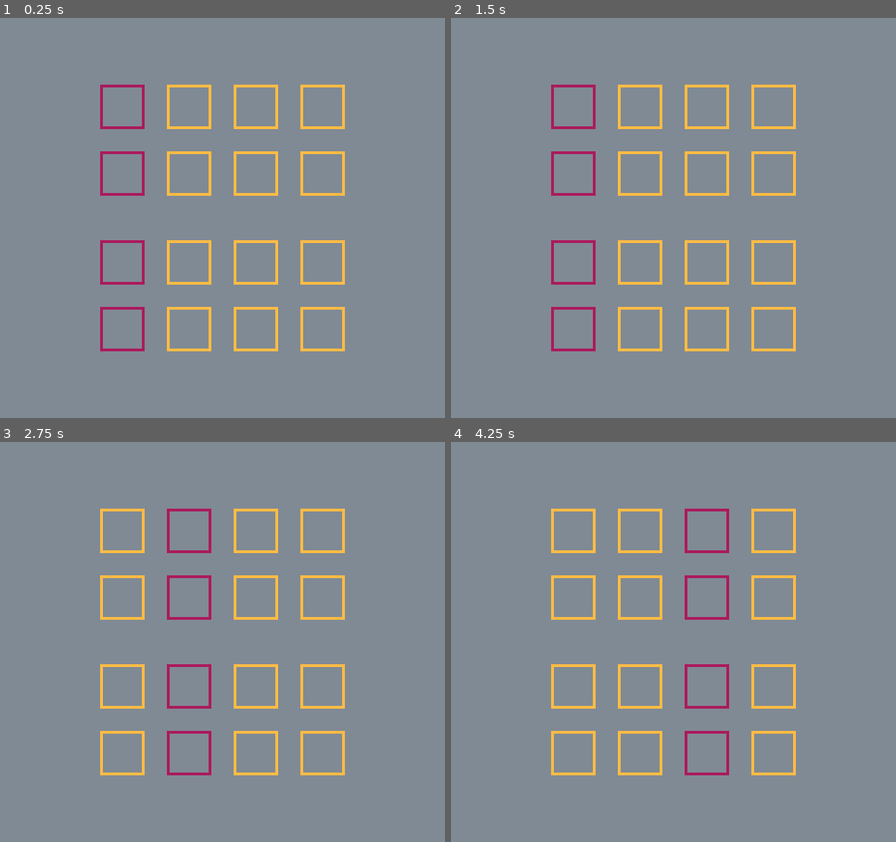
Above: before the commit, frames 1-4 (two rows, left to right).
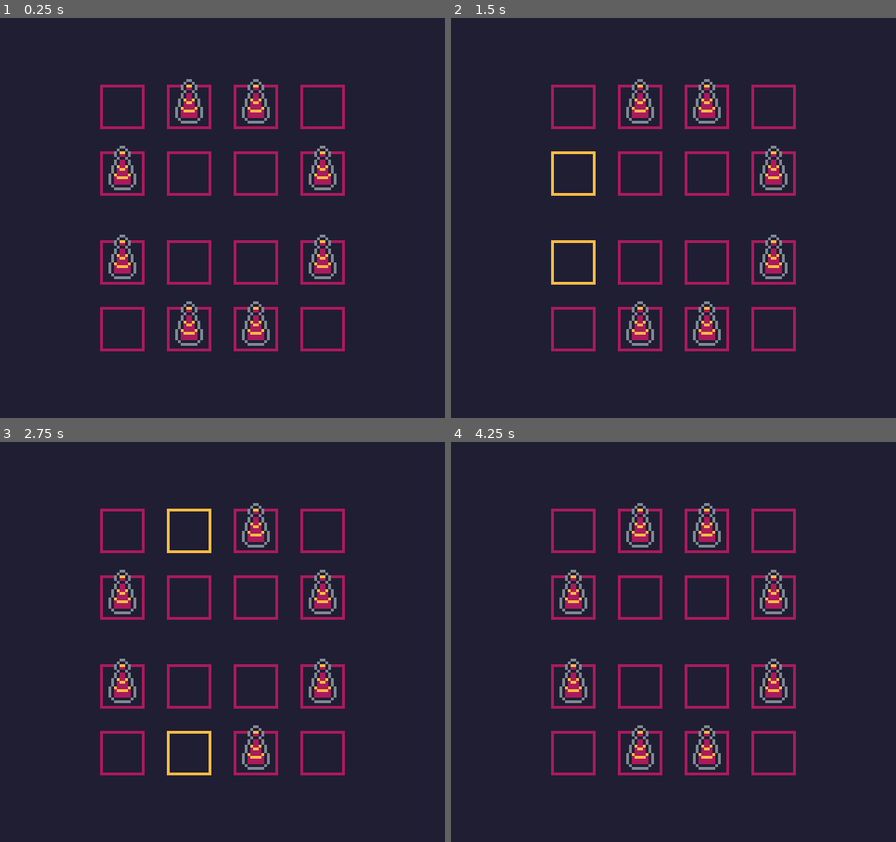
Above: after the commit, the same moments.

Repository: yopox/gbjam12
Game: Godot game, scene res://scenes/main.tscn
The game is run twice, just before and just after one commit, with the same random seed, the same clock (stepped at 60 frames per second) and the same inputs.
Inputs:
- Up to frame 1 (0.25 s): no input
- Up to frame 2 (1.5 s): tap Enter at 0.5 s
- Up to frame 3 (2.75 s): no input
- Up to frame 4 (4.25 s): no input

The runs differ from the first frame. In frame 1, 98% of the frame differs, in the area x 0-100%, y 0-100%; in frame 2, 99%; in frame 3, 99%; in frame 4, 98%.

Commit message:
[fight] towers, missiles

Diff:
--- /dev/null
+++ b/autoload/fight_util.gd
@@ -0,0 +1,51 @@
+extends Node
+
+signal activate_column(column: int)
+signal tower_shoot(tower: Tower, damage: int)
+signal tower_hit(tower: Tower, damage: int)
+signal tower_stats_up(tower: Tower, delta_atk: int, delta_hp)
+signal tower_destroyed(tower: Tower)
+
+
+var player_board = {}
+
+
+func _ready():
+	var t = Tower.new()
+	t.type = Tower.Type.S1_1
+	player_board[0] = t
+	player_board[5] = t
+	player_board[6] = t
+	player_board[3] = t
+
+
+func base_stats(type: Tower.Type) -> Array:
+	match type:
+		Tower.Type.S1_1: return [1, 3]
+		Tower.Type.S2_1: return [2, 4]
+		Tower.Type.K1_1: return [1, 2]
+		Tower.Type.K2_1: return [1, 3]
+		Tower.Type.G1_1: return [3, 1]
+		Tower.Type.G2_1: return [1, 1]
+		Tower.Type.G4_1: return [0, 1]
+		Tower.Type.P1_1: return [1, 1]
+		Tower.Type.P2_1: return [0, 2]
+		Tower.Type.P3_1: return [1, 5]
+		Tower.Type.P4_1: return [0, 10]
+		_:
+			printerr("Stats not defined")
+			return [999, 999]
+
+
+func tower_class(type: Tower.Type) -> Tower.Class:
+	if type in [Tower.Type.S1_1, Tower.Type.S2_1]:
+		return Tower.Class.Spider
+	if type in [Tower.Type.K1_1, Tower.Type.K2_1]:
+		return Tower.Class.Skeleton
+	if type in [Tower.Type.G1_1, Tower.Type.G2_1, Tower.Type.G4_1]:
+		return Tower.Class.Ghost
+	return Tower.Class.Pumpkin
+
+
+func shoots(type: Tower.Type) -> bool:
+	return tower_class(type) != Tower.Class.Pumpkin
--- a/autoload/palette.gd
+++ b/autoload/palette.gd
@@ -12,4 +12,5 @@
 	match p:
 		Palettes.YOPOX:
 			return [Color("201e33"), Color("ab1a5d"), Color("ffbc43"), Color("808a94")]
-		_:  return [Color("000000"), Color("666666"), Color("aaaaaa"), WHITE]
+		_:
+			return [Color("000000"), Color("666666"), Color("aaaaaa"), WHITE]
--- a/autoload/util.gd
+++ b/autoload/util.gd
@@ -1,4 +1,8 @@
 extends Node
+
+enum GameState { Shop, Fight }
+
+var state: GameState = GameState.Fight
 
 
 func wait(amount: float):
--- /dev/null
+++ b/autoload/values.gd
@@ -0,0 +1,9 @@
+extends Node
+
+# Fight
+const FIGHT_START_DELAY = 0.5
+const TURN_DELAY = 1.25
+
+# Bullets
+const BULLET_SPEED = 80
+const BULLET_Z = 25
--- /dev/null
+++ b/logic/tower.gd
@@ -0,0 +1,45 @@
+class_name Tower extends Node
+
+enum Type { S1_1, S2_1, K1_1, K2_1, G1_1, G2_1, G4_1, P1_1, P1_2, P2_1, P3_1, P4_1 }
+enum Class { Spider, Skeleton, Ghost, Pumpkin }
+
+var team: int
+var column: int
+var row: int
+
+var type: Type: set = _set_type
+var HP: int
+var ATK: int
+
+
+func set_slot(slot: Slot) -> void:
+	column = slot.column
+	row = slot.row
+
+
+func _set_type(t: Type) -> void:
+	type = t
+	var stats = FightUtil.base_stats(t)
+	ATK = stats[0]
+	HP = stats[1]
+
+
+func activate() -> void:
+	if HP <= 0: return
+	if FightUtil.shoots(type):
+		FightUtil.tower_shoot.emit(self, ATK)
+
+
+func clone() -> Tower:
+	var t = Tower.new()
+	t.type = type
+	t.HP = HP
+	t.ATK = ATK
+	return t
+
+
+func hit(damage: int) -> void:
+	var d = min(HP, damage)
+	HP -= d
+	FightUtil.tower_hit.emit(self, d)
+	print("[%s %s-%s] Hit for %s (%s HP left)" % [team, column, row, d, HP])
--- a/project.godot
+++ b/project.godot
@@ -19,6 +19,8 @@
 
 Util="*res://autoload/util.gd"
 Palette="*res://autoload/palette.gd"
+FightUtil="*res://autoload/fight_util.gd"
+Values="*res://autoload/values.gd"
 
 [display]
 
@@ -28,7 +30,13 @@
 window/size/window_height_override=864
 window/stretch/mode="viewport"
 
+[layer_names]
+
+2d_physics/layer_1="towers"
+2d_physics/layer_2="bullets"
+
 [rendering]
 
+textures/canvas_textures/default_texture_filter=0
 renderer/rendering_method="mobile"
 environment/defaults/default_clear_color=Color(0, 0, 0, 1)
--- /dev/null
+++ b/scenes/bullets/bullet.gd
@@ -0,0 +1,10 @@
+class_name Bullet extends CharacterBody2D
+
+var team: int
+var damage: int = 1
+var dir: float = 0.0
+
+
+func _physics_process(_delta):
+	velocity = Vector2(0, -Values.BULLET_SPEED).rotated(dir)
+	move_and_slide()
--- /dev/null
+++ b/scenes/bullets/bullet.tscn
@@ -0,0 +1,22 @@
+[gd_scene load_steps=5 format=3 uid="uid://d1gvi5tfw1we3"]
+
+[ext_resource type="Script" path="res://scenes/bullets/bullet.gd" id="1_ow2ts"]
+[ext_resource type="Texture2D" uid="uid://ub8ocl1uikah" path="res://assets/bullets.png" id="1_pkgec"]
+
+[sub_resource type="AtlasTexture" id="AtlasTexture_78ouv"]
+atlas = ExtResource("1_pkgec")
+region = Rect2(0, 0, 8, 8)
+
+[sub_resource type="RectangleShape2D" id="RectangleShape2D_miq5q"]
+size = Vector2(2, 2)
+
+[node name="Bullet" type="CharacterBody2D"]
+collision_layer = 2
+collision_mask = 0
+script = ExtResource("1_ow2ts")
+
+[node name="Sprite2D" type="Sprite2D" parent="."]
+texture = SubResource("AtlasTexture_78ouv")
+
+[node name="CollisionShape2D" type="CollisionShape2D" parent="."]
+shape = SubResource("RectangleShape2D_miq5q")
--- a/scenes/colors.gdshader
+++ b/scenes/colors.gdshader
@@ -2,21 +2,21 @@
 
 uniform sampler2D screen_texture : hint_screen_texture, repeat_disable, filter_nearest;
 
-uniform vec4 c1 = vec4(1, 1, 1, 1);
-uniform vec4 c2 = vec4(0.66, 0.66, 0.66, 1);
-uniform vec4 c3 = vec4(0.25, 0.25, 0.25, 1);
-uniform vec4 c4 = vec4(0, 0, 0, 1);
+uniform vec4 c1 = vec4(0, 0, 0, 1);
+uniform vec4 c2 = vec4(0.25, 0.25, 0.25, 1);
+uniform vec4 c3 = vec4(0.66, 0.66, 0.66, 1);
+uniform vec4 c4 = vec4(1, 1, 1, 1);
 
 void fragment() {
 	vec4 c = textureLod(screen_texture, SCREEN_UV, 0.0);
 
 	if (c.r > 0.7) {
+		COLOR = c4;
+	} else if (c.r > 0.5) {
+		COLOR = c3;
+	} else if (c.r > 0.3) {
+		COLOR = c2;
+	} else {
 		COLOR = c1;
-	} else if (c.r > 0.5) {
-		COLOR = c2;
-	} else if (c.r > 0.2) {
-		COLOR = c3;
-	} else {
-		COLOR = c4;
 	}
 }
--- a/scenes/fight/board.gd
+++ b/scenes/fight/board.gd
@@ -1,22 +1,20 @@
 class_name Board extends Node2D
 
-@onready var slot_1: Slot = $Slot1
-@onready var slot_2: Slot = $Slot2
-@onready var slot_3: Slot = $Slot3
-@onready var slot_4: Slot = $Slot4
-@onready var slot_5: Slot = $Slot5
-@onready var slot_6: Slot = $Slot6
-@onready var slot_7: Slot = $Slot7
-@onready var slot_8: Slot = $Slot8
+@export var slots: Array[Slot]
+
+
+func _ready():
+	FightUtil.activate_column.connect(activate_column)
+
+
+func set_towers(towers: Dictionary, flip: bool, team: int) -> void:
+	for i in range(8):
+		var key = i if not flip else (i + 4) % 8
+		if not towers.has(i): slots[key].set_tower(null, team)
+		else: slots[key].set_tower(towers[i].clone(), team)
 
 
 func activate_column(c: int) -> void:
-	var columns = [[slot_1, slot_5], [slot_2, slot_6], [slot_3, slot_7], [slot_4, slot_8]]
-
-	# Change slot state
-	for i in range(len(columns)):
-		var state = Slot.State.Active if i == c else Slot.State.Idle
-		columns[i][0].state = state
-		columns[i][1].state = state
-
-	# TODO: Activate towers
+	for s in slots:
+		if s.column == c:
+			s.activate()
--- a/scenes/fight/board.tscn
+++ b/scenes/fight/board.tscn
@@ -3,28 +3,39 @@
 [ext_resource type="PackedScene" uid="uid://dkmugdk3auss6" path="res://scenes/towers/slot.tscn" id="1_0yumf"]
 [ext_resource type="Script" path="res://scenes/fight/board.gd" id="1_oj631"]
 
-[node name="Board" type="Node2D"]
+[node name="Board" type="Node2D" node_paths=PackedStringArray("slots")]
 script = ExtResource("1_oj631")
+slots = [NodePath("Slot1"), NodePath("Slot2"), NodePath("Slot3"), NodePath("Slot4"), NodePath("Slot5"), NodePath("Slot6"), NodePath("Slot7"), NodePath("Slot8")]
 
 [node name="Slot1" parent="." instance=ExtResource("1_0yumf")]
 
 [node name="Slot2" parent="." instance=ExtResource("1_0yumf")]
 position = Vector2(24, 0)
+column = 1
 
 [node name="Slot3" parent="." instance=ExtResource("1_0yumf")]
 position = Vector2(48, 0)
+column = 2
 
 [node name="Slot4" parent="." instance=ExtResource("1_0yumf")]
 position = Vector2(72, 0)
+column = 3
 
 [node name="Slot5" parent="." instance=ExtResource("1_0yumf")]
 position = Vector2(0, 24)
+row = 1
 
 [node name="Slot6" parent="." instance=ExtResource("1_0yumf")]
 position = Vector2(24, 24)
+column = 1
+row = 1
 
 [node name="Slot7" parent="." instance=ExtResource("1_0yumf")]
 position = Vector2(48, 24)
+column = 2
+row = 1
 
 [node name="Slot8" parent="." instance=ExtResource("1_0yumf")]
 position = Vector2(72, 24)
+column = 3
+row = 1
--- a/scenes/fight/fight.gd
+++ b/scenes/fight/fight.gd
@@ -1,7 +1,13 @@
 class_name Fight extends Node2D
+
+@onready var player_board = $PlayerBoard
+@onready var enemy_board = $EnemyBoard
 
 signal start_fight()
 
 
 func _ready():
+	player_board.set_towers(FightUtil.player_board, false, 0)
+	enemy_board.set_towers(FightUtil.player_board, true, 1)
+
 	start_fight.emit()
--- a/scenes/fight/fight_manager.gd
+++ b/scenes/fight/fight_manager.gd
@@ -17,6 +17,8 @@
 	var finished = false
 	var active_column = 0
 
+	await Util.wait(Values.FIGHT_START_DELAY)
+
 	while not finished:
 		# Enable next zone
 		zone_1.visible = active_column == 0
@@ -25,9 +27,8 @@
 		zone_4.visible = active_column == 3
 
 		# Trigger towers
-		player_board.activate_column(active_column)
-		enemy_board.activate_column(active_column)
+		FightUtil.activate_column.emit(active_column)
 
 		# TODO: Fight end condition
-		await Util.wait(2)
+		await Util.wait(Values.TURN_DELAY)
 		active_column = (active_column + 1) % 4
--- a/scenes/towers/slot.gd
+++ b/scenes/towers/slot.gd
@@ -1,24 +1,68 @@
 class_name Slot extends Node2D
 
 @onready var border = $ColorRect
+@onready var tower_node: TowerNode = $Tower
 
+@export var column: int
+@export var row: int
+var team: int
 
 enum State { Idle, Active }
 
 
 var state = State.Idle : set = _set_state
 
+var bullet_scene = preload("res://scenes/bullets/bullet.tscn")
+
 
 func _ready():
+	FightUtil.tower_shoot.connect(_on_tower_shoot)
 	update_rect()
 
 
+func set_tower(tower: Tower, t: int) -> void:
+	self.team = t
+
+	if tower == null:
+		tower_node.empty = true
+	else:
+		tower_node.empty = false
+		tower_node.tower = tower
+		tower_node.tower.set_slot(self)
+		tower_node.tower.team = t
+	tower_node.update()
+
+
 func _set_state(value: State) -> void:
+	if value == State.Active and not tower_node.is_alive(): return
 	state = value
 	update_rect()
+
+
+func _on_tower_shoot(tower: Tower, damage: int) -> void:
+	if tower.column == column and tower.row == row and tower.team == team:
+		if damage == 0: return
+		shoot(tower, damage)
+		state = State.Active
+		await Util.wait(1)
+		state = State.Idle
 
 
 func update_rect() -> void:
 	match state:
 		State.Idle: border.color = Palette.DARK_GRAY
 		State.Active: border.color = Palette.LIGHT_GRAY
+
+
+func activate() -> void:
+	tower_node.activate()
+
+
+func shoot(_tower: Tower, damage: int) -> void:
+	var bullet: Bullet = bullet_scene.instantiate()
+	bullet.damage = damage
+	bullet.position = global_position + Vector2(8, 8)
+	bullet.dir = 0.0 if team == 0 else PI
+	bullet.team = team
+	bullet.z_index = Values.BULLET_Z
+	get_parent().add_sibling(bullet)
--- a/scenes/towers/slot.tscn
+++ b/scenes/towers/slot.tscn
@@ -1,6 +1,7 @@
-[gd_scene load_steps=2 format=3 uid="uid://dkmugdk3auss6"]
+[gd_scene load_steps=3 format=3 uid="uid://dkmugdk3auss6"]
 
 [ext_resource type="Script" path="res://scenes/towers/slot.gd" id="1_3fo47"]
+[ext_resource type="PackedScene" uid="uid://cqbjrqej3qixt" path="res://scenes/towers/tower.tscn" id="2_cbe8a"]
 
 [node name="Slot" type="Node2D"]
 script = ExtResource("1_3fo47")
@@ -16,3 +17,6 @@
 offset_right = 15.0
 offset_bottom = 15.0
 color = Color(0, 0, 0, 1)
+
+[node name="Tower" parent="." instance=ExtResource("2_cbe8a")]
+position = Vector2(8, 8)
--- /dev/null
+++ b/scenes/towers/tower.tscn
@@ -0,0 +1,81 @@
+[gd_scene load_steps=8 format=3 uid="uid://cqbjrqej3qixt"]
+
+[ext_resource type="Texture2D" uid="uid://cu5tci0afa4s2" path="res://assets/towers.png" id="1_0r6xf"]
+[ext_resource type="Script" path="res://scenes/towers/tower_node.gd" id="1_v66ie"]
+
+[sub_resource type="AtlasTexture" id="AtlasTexture_qlsib"]
+atlas = ExtResource("1_0r6xf")
+region = Rect2(0, 0, 16, 24)
+
+[sub_resource type="RectangleShape2D" id="RectangleShape2D_owra1"]
+size = Vector2(8, 8)
+
+[sub_resource type="Animation" id="Animation_sro2x"]
+resource_name = "blink"
+tracks/0/type = "value"
+tracks/0/imported = false
+tracks/0/enabled = true
+tracks/0/path = NodePath("Sprite2D:visible")
+tracks/0/interp = 1
+tracks/0/loop_wrap = true
+tracks/0/keys = {
+"times": PackedFloat32Array(0, 0.25, 0.5),
+"transitions": PackedFloat32Array(1, 1, 1),
+"update": 1,
+"values": [false, true, false]
+}
+tracks/1/type = "method"
+tracks/1/imported = false
+tracks/1/enabled = true
+tracks/1/path = NodePath(".")
+tracks/1/interp = 1
+tracks/1/loop_wrap = true
+tracks/1/keys = {
+"times": PackedFloat32Array(0.75),
+"transitions": PackedFloat32Array(1),
+"values": [{
+"args": [],
+"method": &"update"
+}]
+}
+
+[sub_resource type="Animation" id="Animation_b75x4"]
+length = 0.001
+tracks/0/type = "value"
+tracks/0/imported = false
+tracks/0/enabled = true
+tracks/0/path = NodePath("Sprite2D:visible")
+tracks/0/interp = 1
+tracks/0/loop_wrap = true
+tracks/0/keys = {
+"times": PackedFloat32Array(0),
+"transitions": PackedFloat32Array(1),
+"update": 1,
+"values": [true]
+}
+
+[sub_resource type="AnimationLibrary" id="AnimationLibrary_wc6yb"]
+_data = {
+"RESET": SubResource("Animation_b75x4"),
+"blink": SubResource("Animation_sro2x")
+}
+
+[node name="Tower" type="Node2D"]
+script = ExtResource("1_v66ie")
+
+[node name="Sprite2D" type="Sprite2D" parent="."]
+position = Vector2(0, -6)
+texture = SubResource("AtlasTexture_qlsib")
+
+[node name="Hitbox" type="Area2D" parent="."]
+collision_mask = 2
+
+[node name="Rectangle" type="CollisionShape2D" parent="Hitbox"]
+shape = SubResource("RectangleShape2D_owra1")
+
+[node name="AnimationPlayer" type="AnimationPlayer" parent="."]
+libraries = {
+"": SubResource("AnimationLibrary_wc6yb")
+}
+
+[connection signal="body_entered" from="Hitbox" to="." method="_on_hitbox_body_entered"]
--- /dev/null
+++ b/scenes/towers/tower_node.gd
@@ -0,0 +1,38 @@
+class_name TowerNode extends Node2D
+
+@onready var sprite_2d = $Sprite2D
+@onready var animation = $AnimationPlayer
+
+var empty: bool = true
+var tower: Tower
+
+
+func _ready():
+	FightUtil.tower_hit.connect(_on_tower_hit)
+	update()
+
+
+func update():
+	sprite_2d.visible = tower != null and tower.HP > 0
+
+
+func is_alive() -> bool:
+	if tower == null: return false
+	return tower.HP > 0
+
+
+func activate() -> void:
+	if tower != null:
+		tower.activate()
+
+
+func _on_hitbox_body_entered(body):
+	if empty or tower == null: return
+	if body is Bullet and body.team != tower.team and tower.HP > 0:
+		tower.hit(body.damage)
+		body.queue_free()
+
+
+func _on_tower_hit(t: Tower, _damage: int) -> void:
+	if tower == t:
+		animation.play("blink")
Binary file changed: assets/bullets.aseprite
Binary file added: assets/bullets.png
Not shown, added: assets/bullets.png.import
Binary file added: assets/mockups.aseprite
Binary file added: assets/towers.aseprite
Binary file added: assets/towers.png
Not shown, added: assets/towers.png.import
